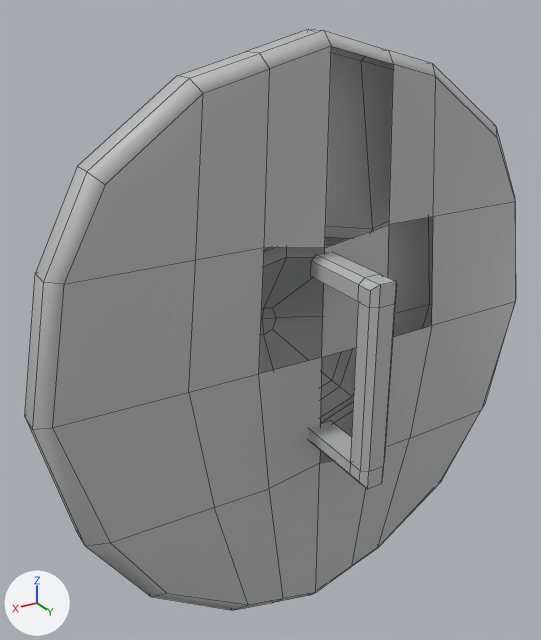
Before and after pictures for a commit that changed the FBX model SlashParryBlock/Assets/Art Assets/Weapons/Shield_03.fbx.
Camera for both pictures: a 50 mm camera at (0.434, 0.625, 0.975) aimed at (0.035, -0.04, 0.642). The axes (+X, +Y, +Z) are drawn at lower left. The lights are the same throughout. Mesh edges are drawn as thin lines. Where no turn or scale is listed for an object, it has been applied to the vertices. Vertices at the same position are counted once.

In view in the first picture: 'Base', 'Handle2'.
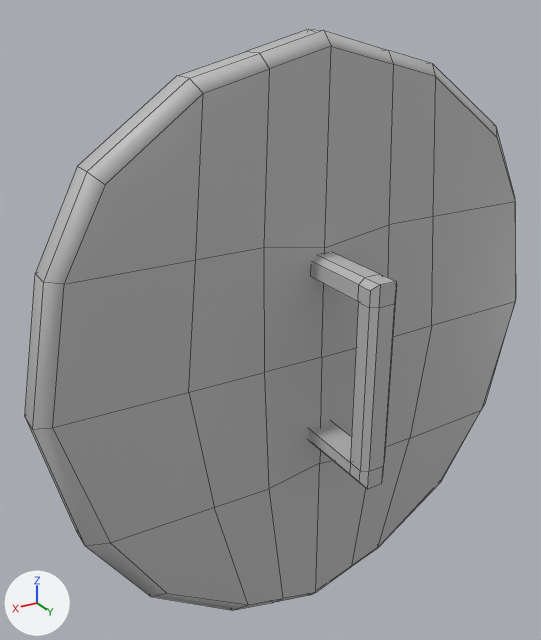
Location of each change, (x1, y1, x2, y2) in pixels of the pictures (541 x 640 px):
part 1 of me_mesh, built on: before (189, 247, 322, 507); after (189, 46, 433, 507)

Diff of the bpy script that builds the scene:
```diff
--- a/SlashParryBlock/Assets/Art Assets/Weapons/Shield_03.fbx.py
+++ b/SlashParryBlock/Assets/Art Assets/Weapons/Shield_03.fbx.py
@@ me_mesh @@
 me_mesh.from_pydata(...)  # 150 vertices, 144 faces; spans x -0.316..0.316, y -0.108..0.028, z -0.363..0.323
 # used by ob_base; location = (0.0, -0.011, 0.625)
 # verts and faces of me_mesh; kept vertices keep their numbers, new ones are numbered from 150
 # before: 0 (0.003, 0.026, -0.014) at pixel (321, 357), 1 (0.002, 0.026, 0.112) at pixel (324, 247), 14 (0.002, 0.026, 0.309) at pixel (331, 46), 58 (-0.158, 0.026, -0.012) at pixel (431, 325), 59 (-0.144, 0.026, 0.125) at pixel (433, 216)
 # before: 76 (0.002, 0.028, -0.151) at pixel (319, 463), 90 (0.083, 0.026, -0.013) at pixel (258, 373), 91 (0.076, 0.026, 0.125) at pixel (264, 247), 97 (-0.073, 0.026, 0.29) at pixel (393, 64), 98 (-0.081, 0.026, 0.125) at pixel (388, 224)
 # before: 99 (-0.088, 0.026, -0.013), 100 (-0.076, 0.028, -0.162)
+# me_mesh part 1
+verts[90] = (0.076, 0.026, -0.013)  # moved, pixel (264, 372)
+faces += [(58, 59, 98, 99), (0, 1, 91, 90), (1, 98, 97, 14), (0, 76, 100, 99)]
 me_mesh.materials.append(mat_lambert1)
```
